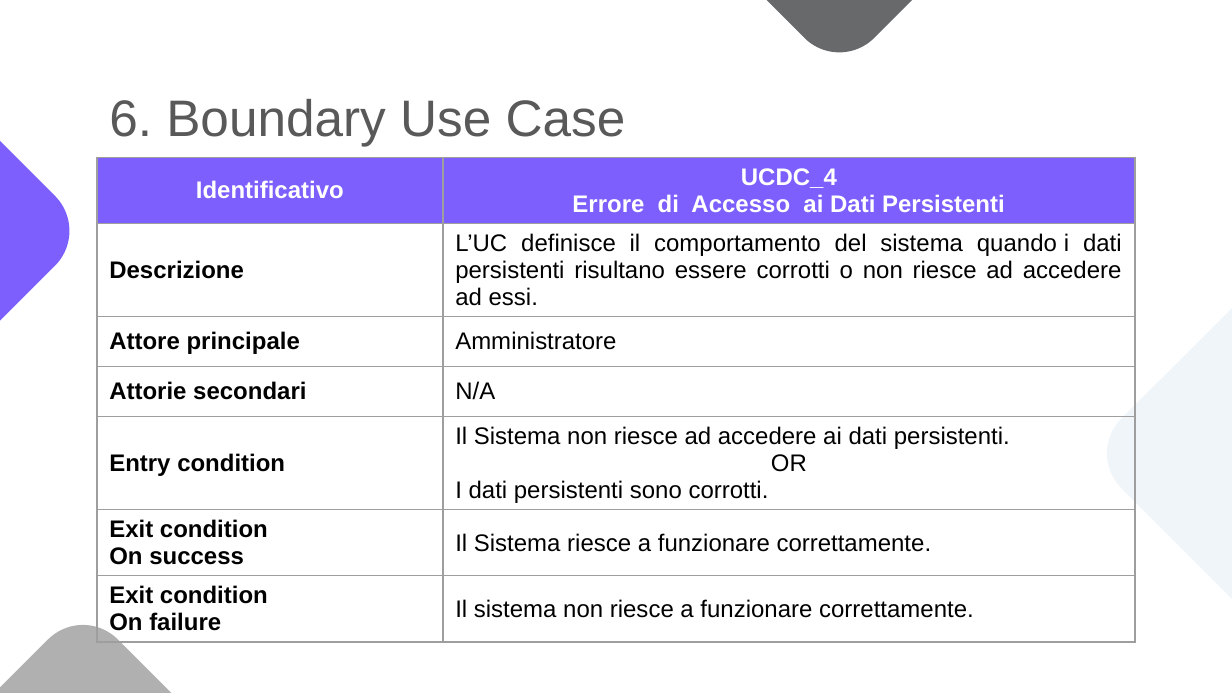
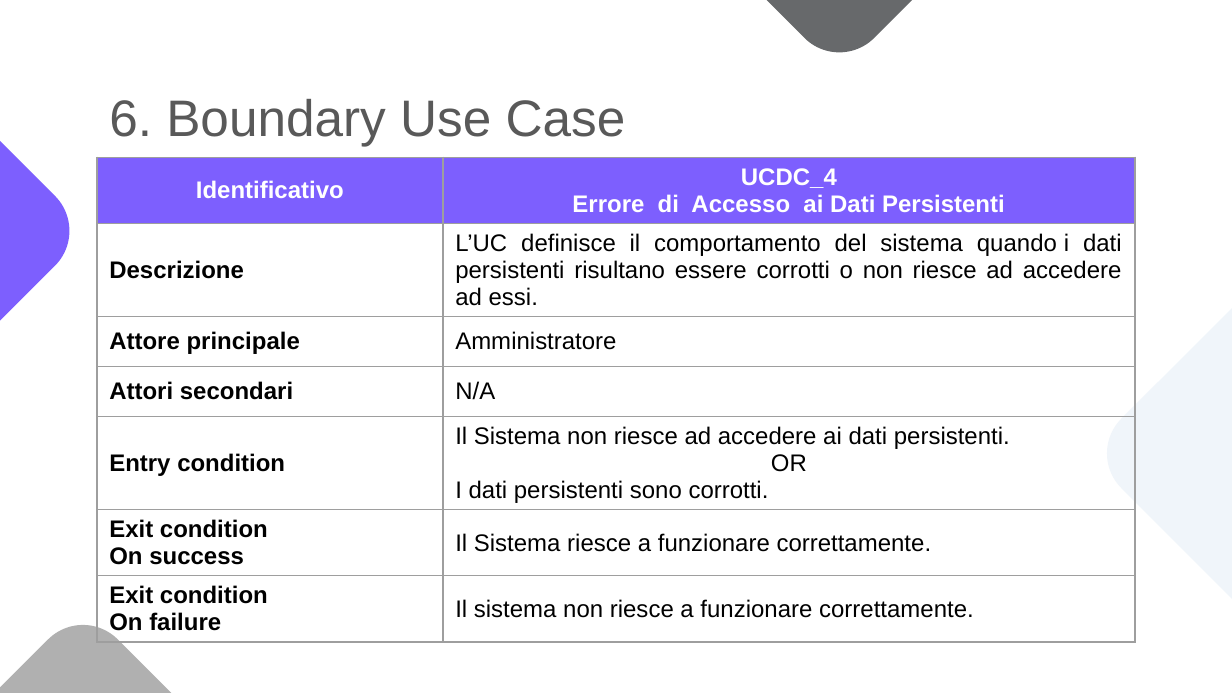
Before and after one commit to notjuary/Bookster_Classe03, a slide deck: slide 69 of DOC/Presentazione.pptx. Drawn at 1232x693 pixels with LibreOffice and Linux fonts; fonts in the diff are those of the drawing. Boxes give left, top, right and bottom in pixels: in the first picture for what was removed or moved away, otherwise in the second. Text is boxed around its words. In the diff, an @@ line names an element or a change of style, - is before the commit and + after.

```diff
--- a/DOC/Presentazione.pptx
+++ b/DOC/Presentazione.pptx
@@ table at <box>97,158,1136,664</box> @@
-row 4, column 1: Attorie secondari
+row 4, column 1: Attori secondari
```
Also in this commit, not shown: 2 other slides changed.
